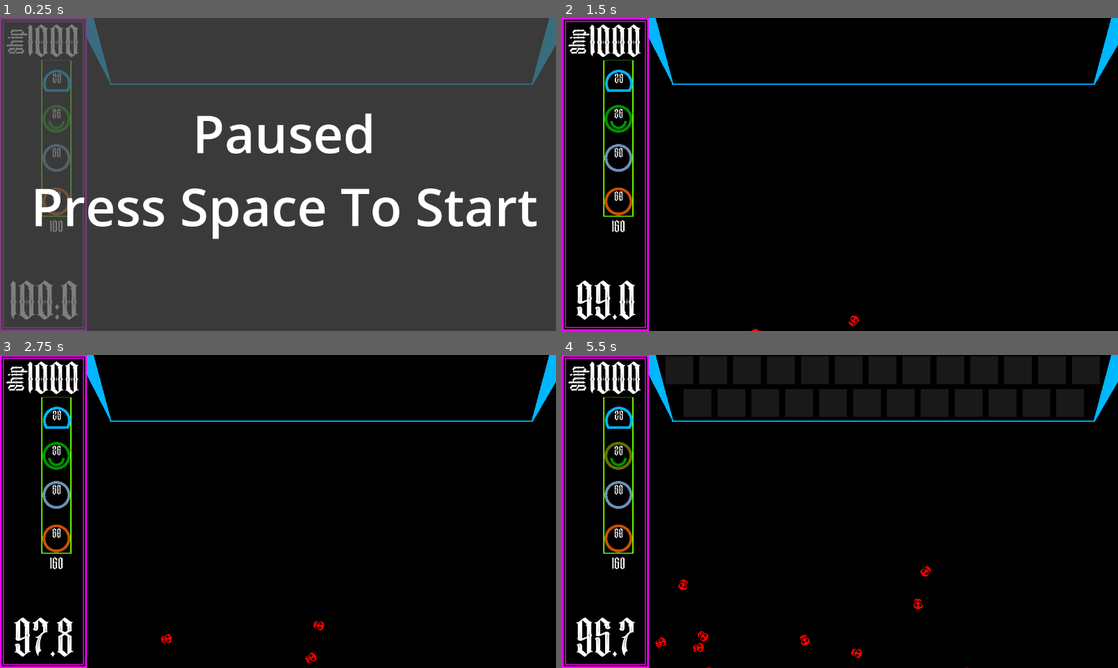
Above: before the commit, frames 1-4 (two rows, left to right).
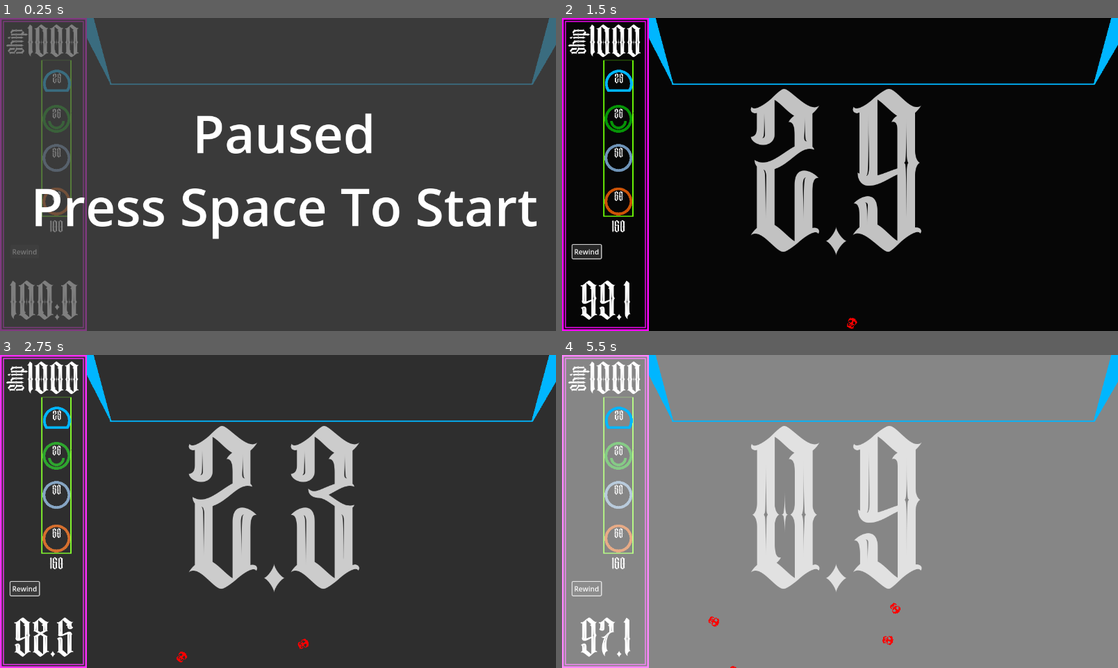
Above: after the commit, the same moments.

Repository: jwant/nefe
Game: Godot game, scene res://entities/utilities/no_escape_from_earth.tscn
The game is run twice, just before and just after one commit, with the same random seed, the same clock (stepped at 60 frames per second) and the same inputs.
Inputs (mouse positions are in pixels of both pictures, inside the frame that each line leads up to):
- Up to frame 1 (0.25 s): no input
- Up to frame 2 (1.5 s): tap Space (pause) at 0.5 s; move the mouse to (962, 158) at 0.52 s; click (962, 158) at 0.6 s; click (584, 252) at 1.25 s, where only the run after the commit has a clickable "Rewind"
- Up to frame 3 (2.75 s): click (22, 589) at 2 s, where only the run after the commit has a clickable "Rewind"
- Up to frame 4 (5.5 s): click (584, 589) at 2.75 s, where only the run after the commit has a clickable "Rewind"; drag from (617, 420) to (617, 539) at 3.52 s; move the mouse to (617, 455) at 4.27 s; click (617, 455) at 4.35 s; drag from (617, 539) to (617, 455) at 5.02 s

The runs differ from the first frame. In frame 1, less than 0.1% of the frame differs, in the area x 2-7%, y 73-76%; in frame 2, 7.9%; in frame 3, 98%; in frame 4, 99%, in the area x 0-100%, y 0-100%.

Commit message:
feat: rewind

Diff:
--- a/entities/background/background.tscn
+++ b/entities/background/background.tscn
@@ -1,9 +1,10 @@
-[gd_scene load_steps=5 format=3 uid="uid://2tigku23stpw"]
+[gd_scene load_steps=6 format=3 uid="uid://2tigku23stpw"]
 
 [ext_resource type="Texture2D" uid="uid://ccmtdco5v8b7u" path="res://assets/art/colorgrid.png" id="1_cnocy"]
 [ext_resource type="Texture2D" uid="uid://brvdk1onrlqdo" path="res://entities/background/art/menus.png" id="2_ev6lv"]
 [ext_resource type="PackedScene" uid="uid://c8hbmoj4a1kxu" path="res://entities/ui/build_bar/build_bar.tscn" id="3_bp52m"]
 [ext_resource type="PackedScene" uid="uid://b2t7xum5cp4y" path="res://entities/ui/ship_status/ship_status.tscn" id="4_8l5gi"]
+[ext_resource type="PackedScene" uid="uid://dtncc3xoorjg2" path="res://entities/ui/rewind/control.tscn" id="5_1035e"]
 
 [node name="Background" type="Node2D"]
 
@@ -30,3 +31,9 @@
 offset_top = 14.0
 offset_right = 12.0
 offset_bottom = 14.0
+
+[node name="Rewind" parent="." instance=ExtResource("5_1035e")]
+offset_left = 24.0
+offset_top = 522.0
+offset_right = 24.0
+offset_bottom = 522.0
--- /dev/null
+++ b/entities/ui/rewind/control.gd
@@ -0,0 +1,31 @@
+extends Control
+
+@onready var countdown: Node = $CountDown
+@onready var countdown_timer: Timer = $CountDown/Timer
+@onready var countdown_label: Label = $CountDown/Label
+@onready var countdown_fade: ColorRect = $CountDown/Fade
+var playing = false
+
+func _ready():
+	countdown.global_position = get_viewport_rect().size/2
+
+func _on_button_pressed():
+	countdown_timer.start()
+	playing = true
+	countdown.visible = true
+	Engine.time_scale = .50
+	var tween = get_tree().create_tween()
+	tween.tween_method(_set_screen_fade, 0.0,1.0,3)
+
+	countdown_timer.timeout.connect(func():
+		playing = false
+		countdown.visible = false
+		Engine.time_scale = 1
+	)
+
+func _process(_delta):
+	if playing:
+		countdown_label.text = "%0.1f" % countdown_timer.time_left
+
+func _set_screen_fade(value: float):
+	countdown_fade.color.a = value
--- /dev/null
+++ b/entities/ui/rewind/control.tscn
@@ -0,0 +1,46 @@
+[gd_scene load_steps=3 format=3 uid="uid://dtncc3xoorjg2"]
+
+[ext_resource type="Script" uid="uid://br1ytumw2ocn" path="res://entities/ui/rewind/control.gd" id="1_opqyq"]
+[ext_resource type="FontFile" uid="uid://cxm4p1gqqm4ax" path="res://assets/fonts/PickysideRegular-vn7w4.otf" id="2_peth7"]
+
+[node name="Rewind" type="Control"]
+layout_mode = 3
+anchors_preset = 0
+script = ExtResource("1_opqyq")
+
+[node name="Button" type="Button" parent="."]
+offset_right = 8.0
+offset_bottom = 8.0
+text = "Rewind"
+
+[node name="CountDown" type="Control" parent="."]
+visible = false
+modulate = Color(1, 1, 1, 0.752941)
+anchors_preset = 0
+offset_right = 40.0
+offset_bottom = 40.0
+
+[node name="Timer" type="Timer" parent="CountDown"]
+wait_time = 3.0
+one_shot = true
+
+[node name="Label" type="Label" parent="CountDown"]
+layout_mode = 0
+offset_left = -300.0
+offset_top = -200.0
+offset_right = 283.0
+offset_bottom = 300.0
+theme_override_fonts/font = ExtResource("2_peth7")
+theme_override_font_sizes/font_size = 500
+text = "3.00"
+horizontal_alignment = 1
+
+[node name="Fade" type="ColorRect" parent="CountDown"]
+layout_mode = 0
+offset_left = -1000.0
+offset_top = -1000.0
+offset_right = 1000.0
+offset_bottom = 1000.0
+color = Color(1, 1, 1, 0)
+
+[connection signal="pressed" from="Button" to="." method="_on_button_pressed"]
Not shown, added: entities/ui/rewind/control.gd.uid
